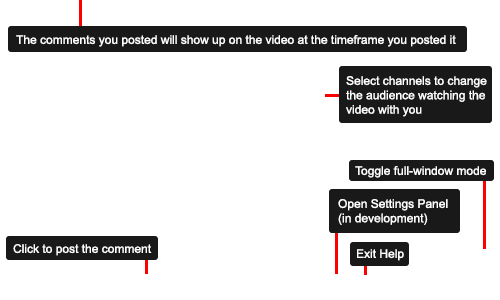
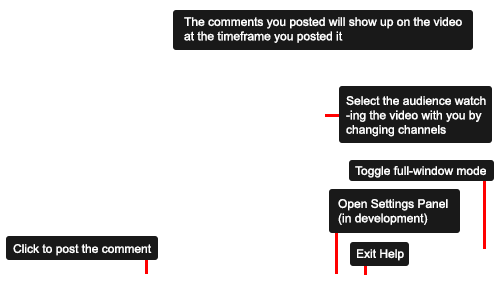
Two versions of the same layered image (500 × 300). Layer-by-layer changes:
painted on "Shape 2" (5th of 5, in "Group 8") over left=325, top=94, right=339, bottom=117
renamed "Select channels to change the audience watching the video with" to "Select the audience watch -ing the video with you by changing c", painted on it over left=346, top=76, right=487, bottom=137
painted on "Rounded Rectangle 9" over left=339, top=66, right=492, bottom=143
removed layer "Shape 2" (6th of 6, in "Group 9") from group "Group 9" over left=79, top=0, right=82, bottom=26
painted on "The comments you posted will show up on the video at the timefr" over left=16, top=17, right=462, bottom=47
painted on "Rounded Rectangle 10" over left=8, top=10, right=473, bottom=52
